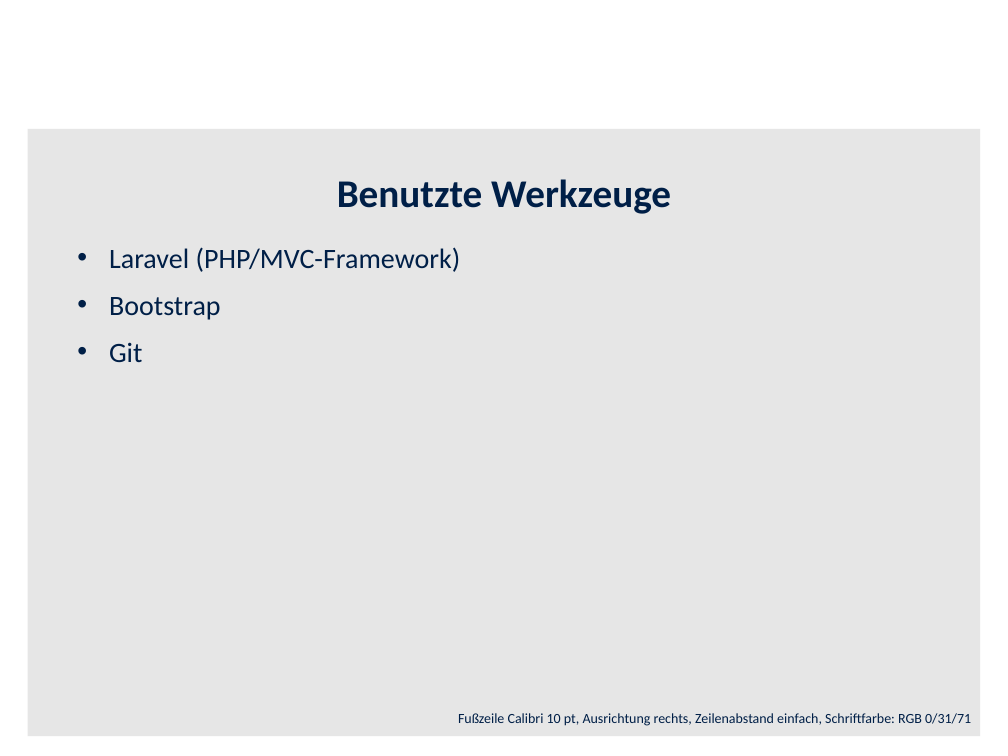
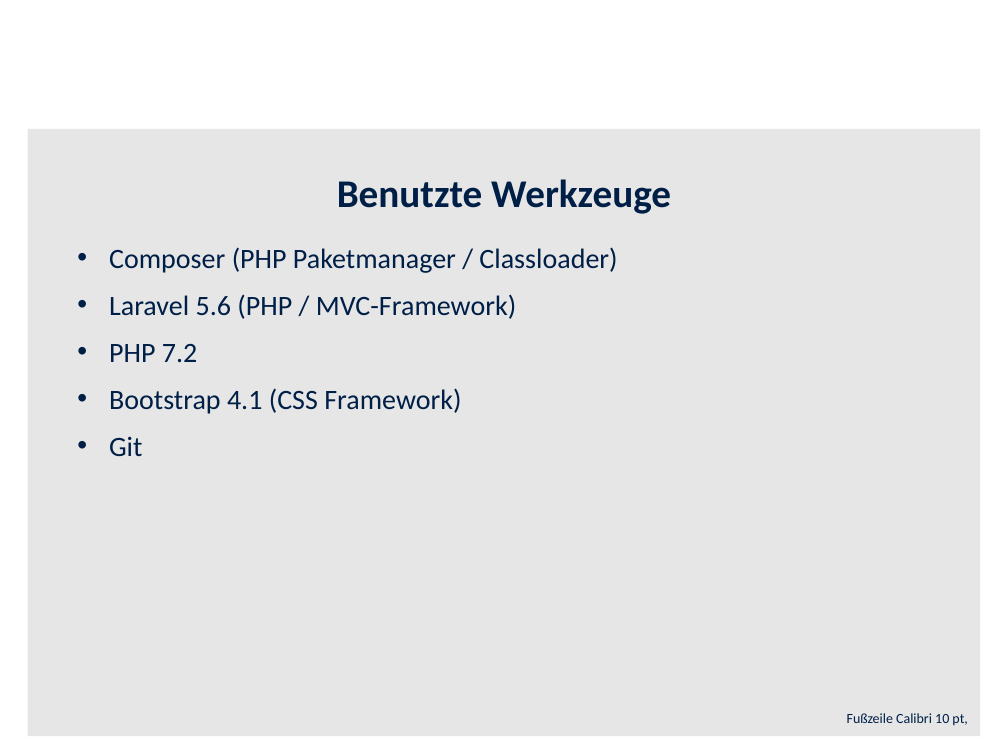
Before and after one commit to t-o-m-o/praktikumsverwaltung, a slide deck: slide 2 of documentation/Präsentation.pptx. Drawn at 1008x756 pixels with LibreOffice and Linux fonts; fonts in the diff are those of the drawing; background and template pictures are left out. Boxes give left, top, right and bottom in pixels: in the first picture for what was removed or moved away, otherwise in the second. Text is boxed around its words. In the diff, an @@ line names an element or a change of style, - is before the commit and + after.

```diff
--- a/documentation/Präsentation.pptx
+++ b/documentation/Präsentation.pptx
@@ text at box(109, 247, 617, 414): text changed @@
-• Laravel (PHP/MVC-Framework)
-• Bootstrap
+• Composer (PHP Paketmanager / Classloader)
+• Laravel 5.6 (PHP / MVC-Framework)
+• PHP 7.2
+• Bootstrap 4.1 (CSS Framework)
@@ text at box(847, 713, 967, 726): text changed @@
-Fußzeile Calibri 10 pt, Ausrichtung rechts, Zeilenabstand einfach, Schriftfarbe: RGB 0/31/71
+Fußzeile Calibri 10 pt,
```
Also in this commit, not shown: 1 other slide changed, 2 slides added, 3 slides removed, 3 other files.
